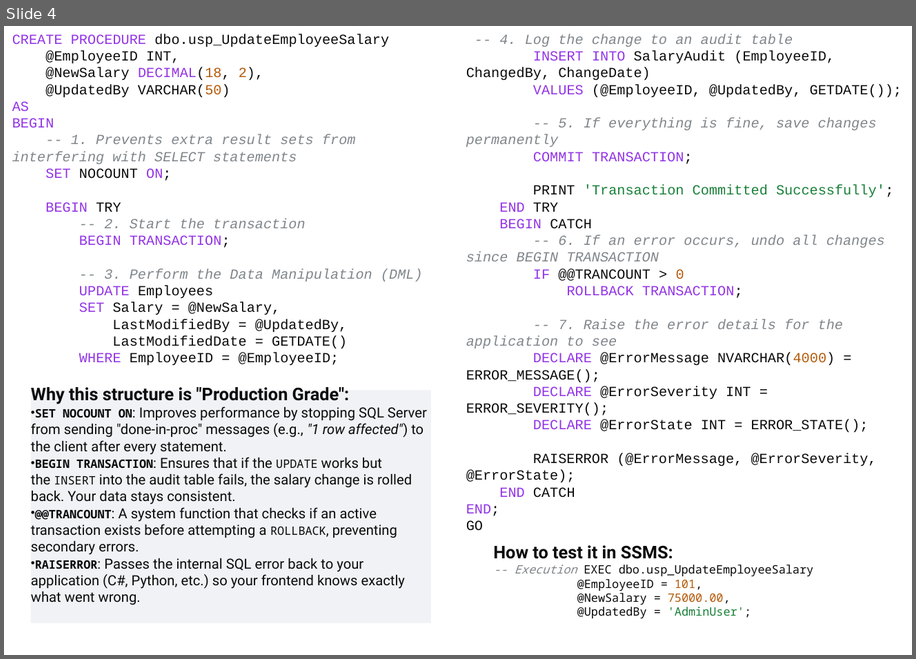
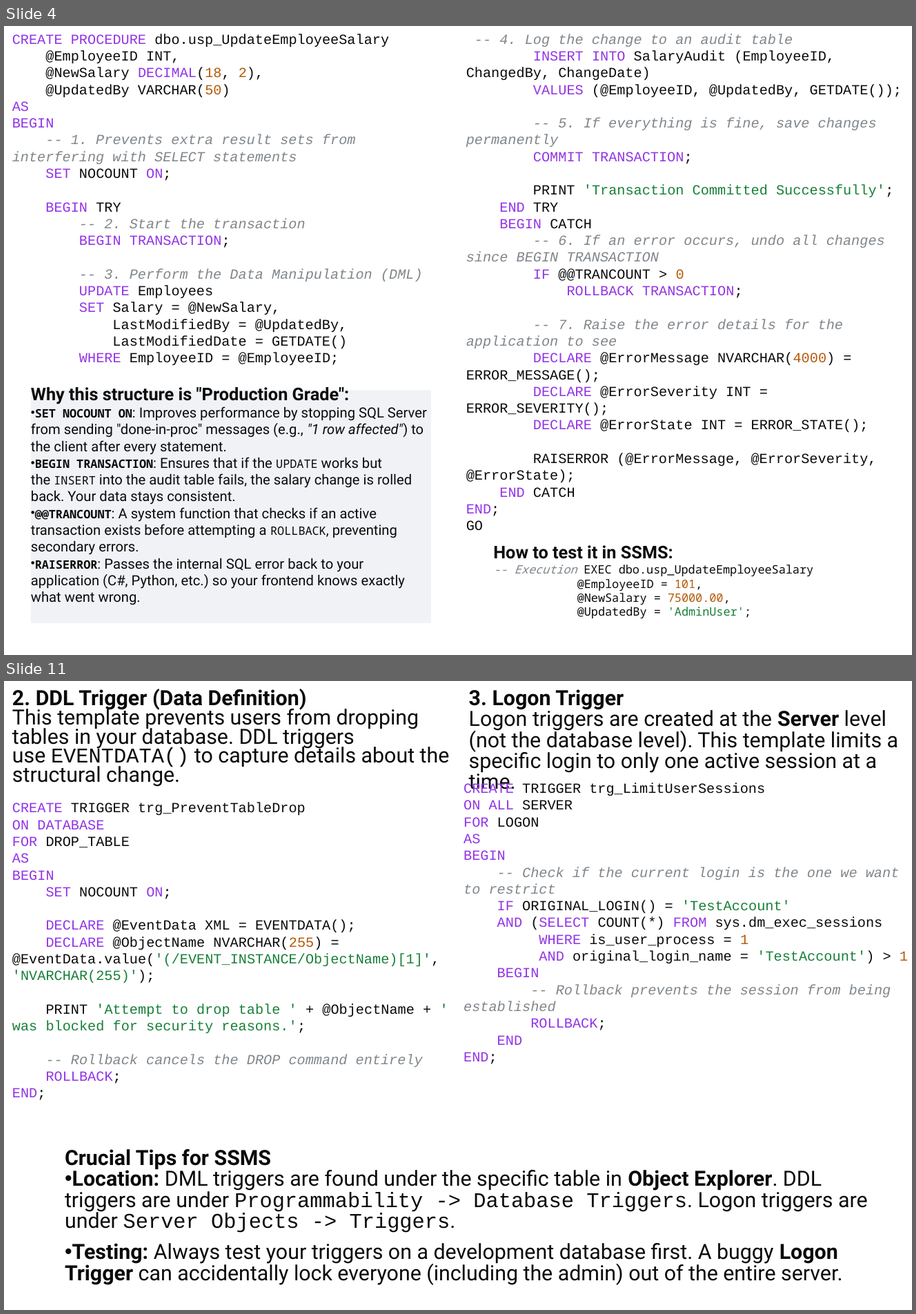
Before and after one commit to umalavanya/FullStackDevelopement_JavaSpring_SQL_ReactProjects, a slide deck: UmaTeachingMaterial/SQL/SQL-Uma-self-Notes.pptx. Shown one above the other, each under a label of ours: slide 4 before the commit, slides 4 and 11 after it; the slides between them are not shown. The pictures are 916x659 and 916x1314 pixels, drawn with LibreOffice and Linux fonts; fonts in the diff are those of the drawing. Boxes give left, top, right and bottom in pixels: in the first picture for what was removed or moved away, otherwise in the second. Text is boxed around its words. In the diff, an @@ line names an element or a change of style, - is before the commit and + after.

```diff
--- a/UmaTeachingMaterial/SQL/SQL-Uma-self-Notes.pptx
+++ b/UmaTeachingMaterial/SQL/SQL-Uma-self-Notes.pptx
@@ slide 11 added at (4, 681, 912, 1310), background #FFFFFF @@
@@ text added at (12, 689, 450, 787), 18 pt, text #0A0A0A @@
+2. DDL Trigger (Data Definition)
+This template prevents users from dropping tables in your database. DDL triggers use EVENTDATA() to capture details about the structural change.
@@ text added at (469, 689, 898, 793), 18 pt, text #0A0A0A @@
+3. Logon Trigger
+Logon triggers are created at the Server level (not the database level). This template limits a specific login to only one active session at a time.
@@ text added at (464, 783, 908, 1064), 12 pt, text #0A0A0A @@
+CREATE TRIGGER trg_LimitUserSessions
+ON ALL SERVER
+FOR LOGON
+AS
+BEGIN
+-- Check if the current login is the one we want to restrict
+IF ORIGINAL_LOGIN() = 'TestAccount'
+AND (SELECT COUNT(*) FROM sys.dm_exec_sessions
+WHERE is_user_process = 1
+AND original_login_name = 'TestAccount') > 1
+BEGIN
+-- Rollback prevents the session from being established
+ROLLBACK;
+END
+END;
@@ text added at (12, 802, 440, 1100), 12 pt, text #0A0A0A @@
+CREATE TRIGGER trg_PreventTableDrop
+ON DATABASE
+FOR DROP_TABLE
+AS
+BEGIN
+SET NOCOUNT ON;
+DECLARE @EventData XML = EVENTDATA();
+DECLARE @ObjectName NVARCHAR(255) = @EventData.value('(/EVENT_INSTANCE/ObjectName)[1]', 'NVARCHAR(255)');
+PRINT 'Attempt to drop table ' + @ObjectName + ' was blocked for security reasons.';
+-- Rollback cancels the DROP command entirely
+ROLLBACK;
+END;
@@ text added at (65, 1149, 868, 1285), 18 pt, text #0A0A0A @@
+Crucial Tips for SSMS
+• Location: DML triggers are found under the specific table in Object Explorer. DDL triggers are under Programmability -> Database Triggers. Logon triggers are under Server Objects -> Triggers.
+• Testing: Always test your triggers on a development database first. A buggy Logon Trigger can accidentally lock everyone (including the admin) out of the entire server.
```
Also in this commit, not shown: 7 other slides added, 8 slides removed.
